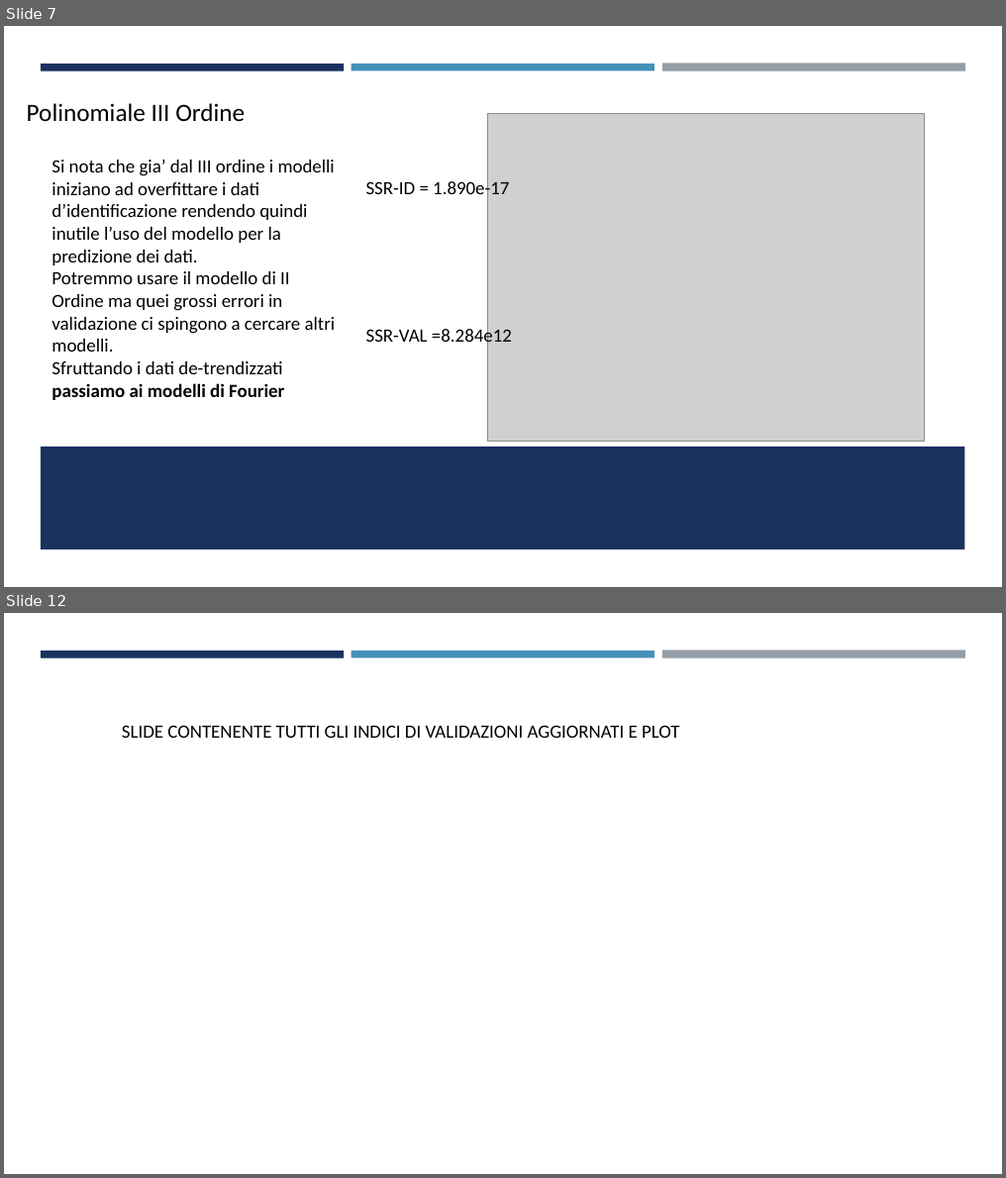
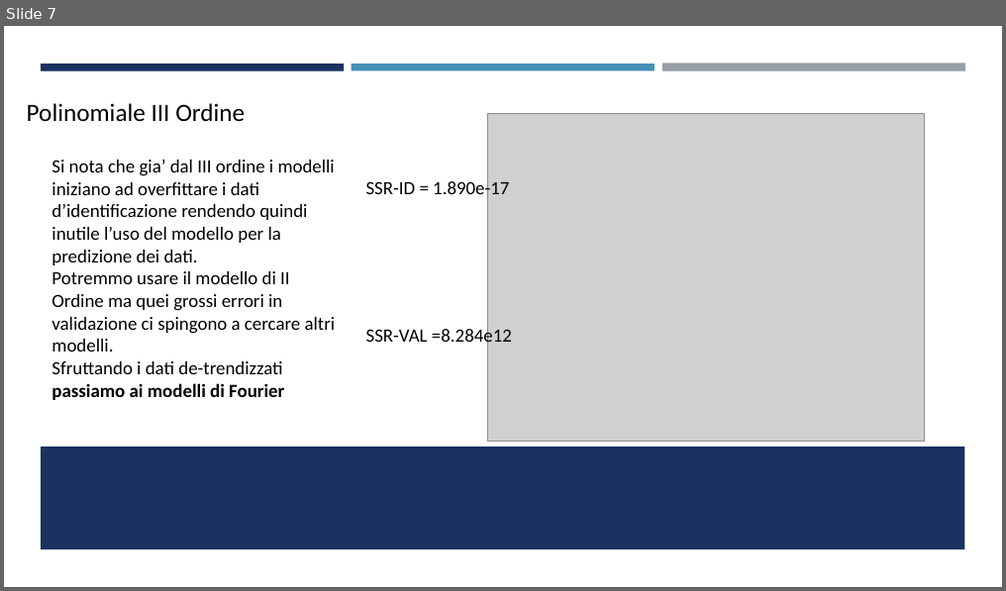
Before and after one commit to FabioPezzini/ShortTerm-Predictor, a slide deck: ProvaPresentazione.pptx. Shown one above the other, each under a label of ours: slides 7 and 12 before the commit, slide 7 after it; the slides between them are not shown. The pictures are 1006x1178 and 1006x591 pixels, drawn with LibreOffice and Linux fonts; fonts in the diff are those of the drawing; grey boxes stand for pictures. Boxes give left, top, right and bottom in pixels: in the first picture for what was removed or moved away, otherwise in the second. Text is boxed around its words. In the diff, an @@ line names an element or a change of style, - is before the commit and + after.

```diff
--- a/ProvaPresentazione.pptx
+++ b/ProvaPresentazione.pptx
@@ slide 12 removed at (x1=4, y1=613, x2=1002, y2=1174), background #FFFFFF; not listed: 3 template elements that a slide beside it also shows @@
@@ text removed at (x1=122, y1=725, x2=679, y2=738) @@
-SLIDE CONTENENTE TUTTI GLI INDICI DI VALIDAZIONI AGGIORNATI E PLOT
```
Also in this commit, not shown: 2 slides changed, 6 slides added, 3 other slides removed, 1 other file.
